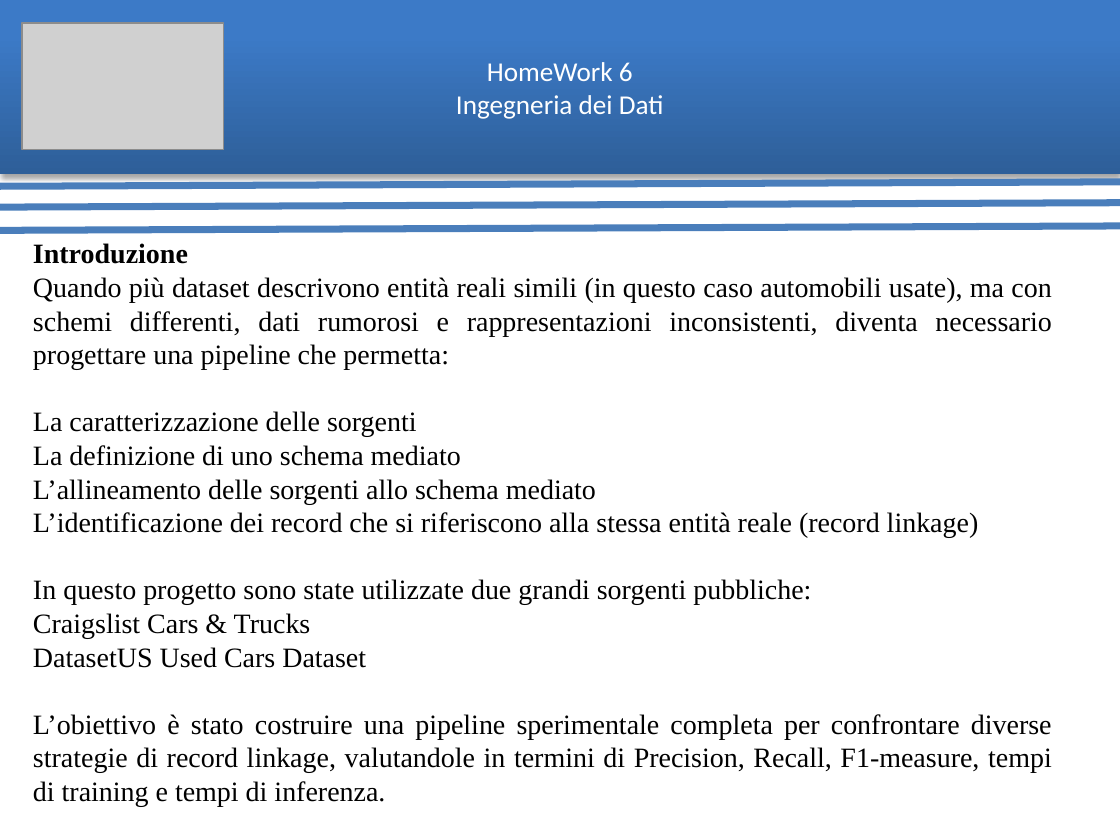
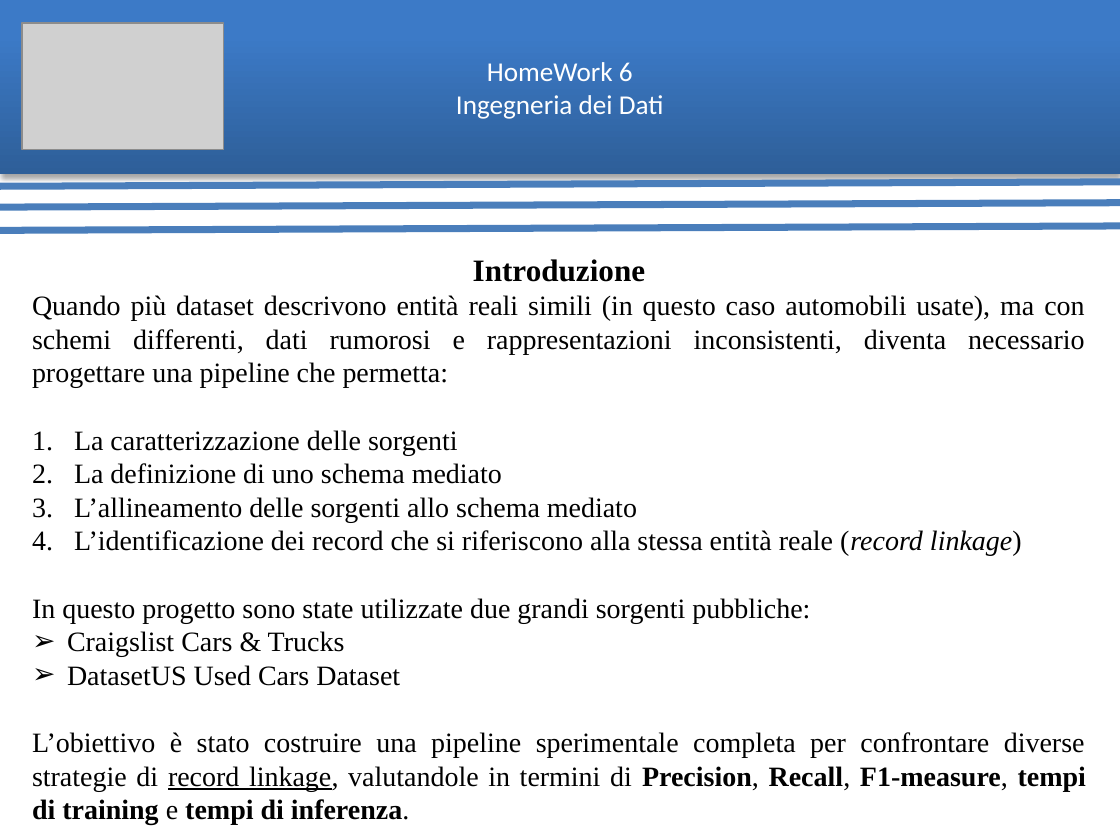
Before and after one commit to ArthexTheKing/Ingegneria-dei-Dati, a slide deck: slide 2 of Homework 6/pdf/Presentazione HomeWork 6.pptx. Drawn at 1120x840 pixels with LibreOffice and Linux fonts; fonts in the diff are those of the drawing; grey boxes stand for pictures. Boxes give left, top, right and bottom in pixels: in the first picture for what was removed or moved away, otherwise in the second. Text is boxed around its words. In the diff, an @@ line names an element or a change of style, - is before the commit and + after.

```diff
--- a/Homework 6/pdf/Presentazione HomeWork 6.pptx
+++ b/Homework 6/pdf/Presentazione HomeWork 6.pptx
@@ text "Introduzione": place and size @@
-text "Introduzione" at <box>33,243,1052,807</box>
+text "Introduzione" at <box>32,259,1086,825</box>
@@ text at <box>32,259,1086,825</box>: size 18 to 20 pt in "Introduzione"; italic on in "(record linkage)"; bold on in "Precision, Recall, F1-measure, tempi di training tempi ..."; underline on in "record linkage,"; alignment justified to centre; bullet none to 1.; bullet none to ➢ @@
```
Also in this commit, not shown: 9 other slides changed, 4 slides added, 3 slides removed, 1 other file.
